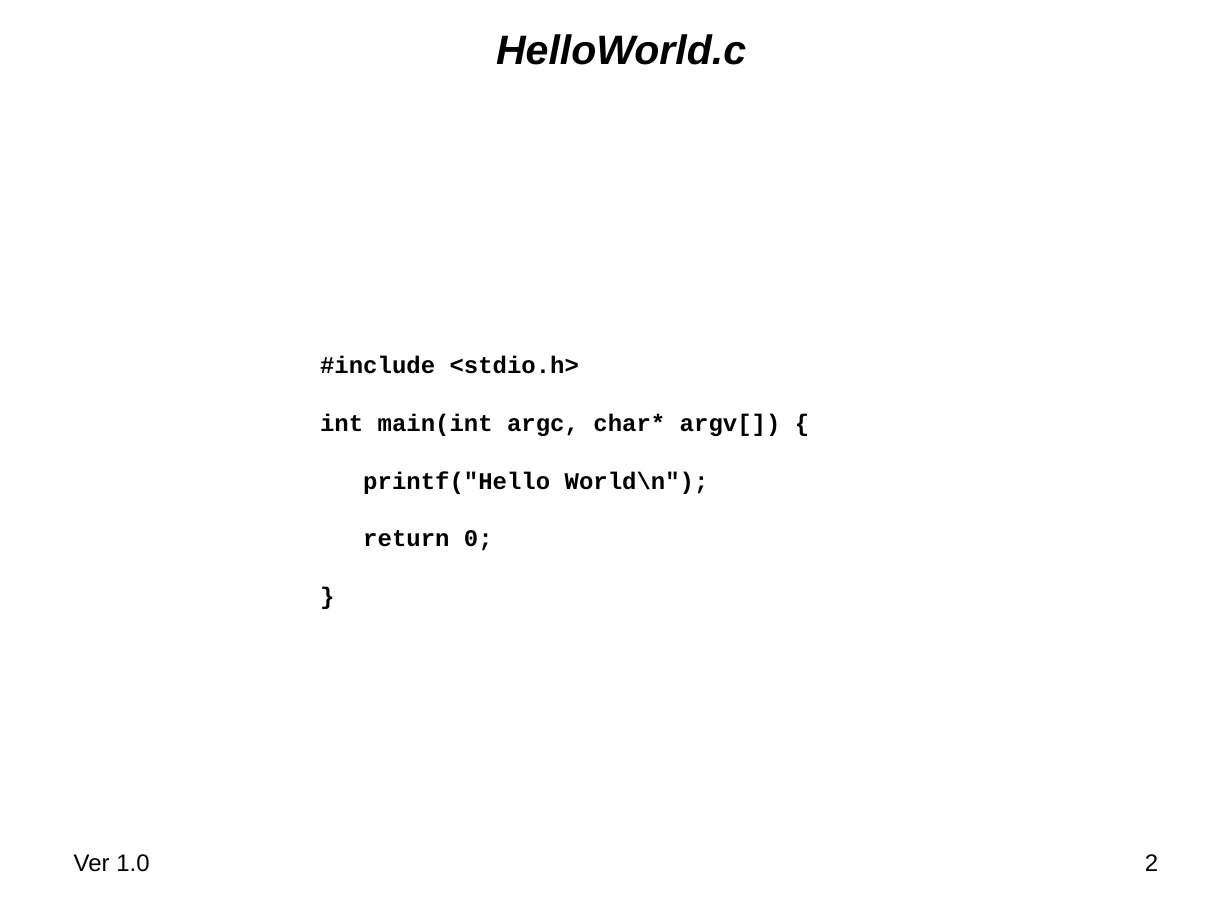
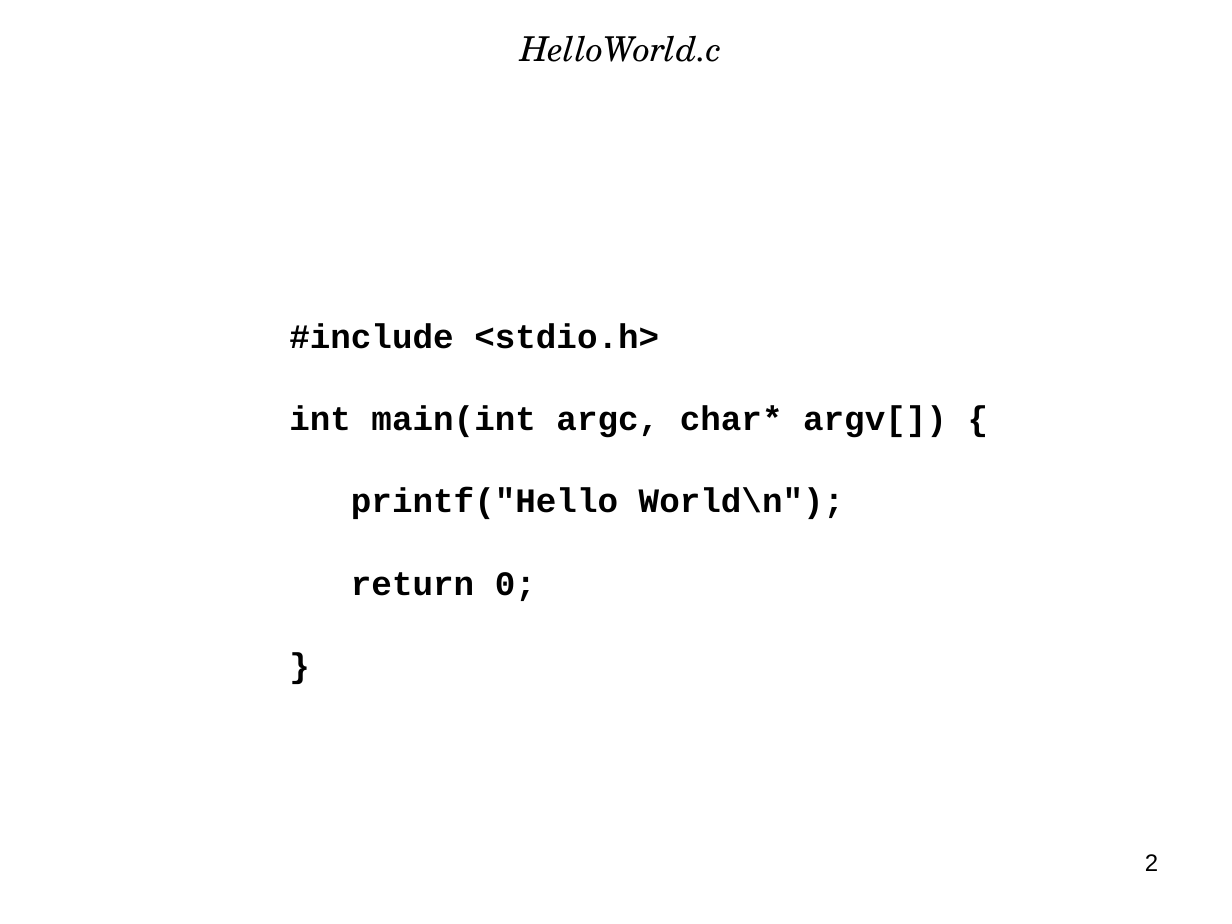
Before and after one commit to nasa/trick, a slide deck: slide 2 of share/doc/trick/Compiling_and_Linking_Overview.ppt. Drawn at 1232x924 pixels with LibreOffice and Linux fonts; fonts in the diff are those of the drawing; background and template pictures are left out. Boxes give left, top, right and bottom in pixels: in the first picture for what was removed or moved away, otherwise in the second. Text is boxed around its words. In the diff, an @@ line names an element or a change of style, - is before the commit and + after.

```diff
--- a/share/doc/trick/Compiling_and_Linking_Overview.ppt
+++ b/share/doc/trick/Compiling_and_Linking_Overview.ppt
@@ title "HelloWorld.c" at box(520, 35, 722, 62): size 24 to 20 pt, font Arial to TeX Gyre Schola, bold off @@
@@ text "#include <stdio.h>": place and size @@
-text "#include <stdio.h>" at box(320, 356, 781, 551)
+text "#include <stdio.h>" at box(289, 323, 947, 601)
@@ text "#include <stdio.h>" at box(289, 323, 947, 601): size 14 to 20 pt @@
@@ text removed at box(74, 854, 149, 872) @@
-Ver 1.0
```
Also in this commit, not shown: 7 other slides changed, 3 slides added, 1 slide removed, 1 other file.
